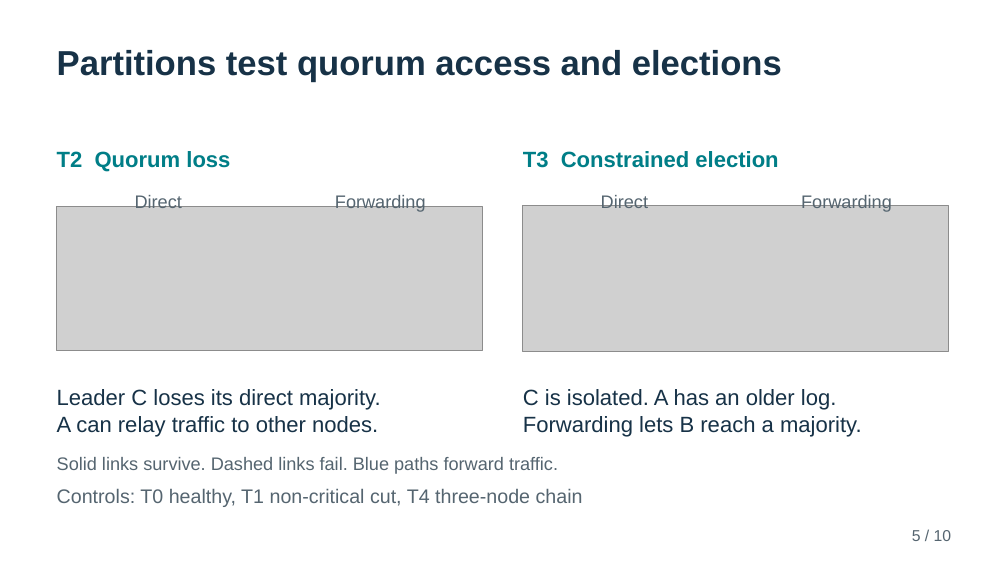
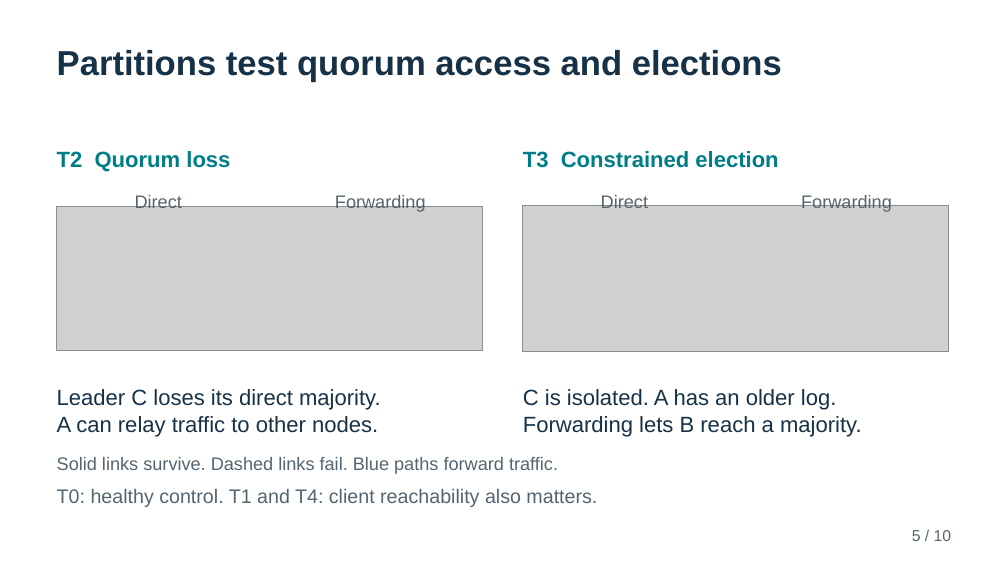
Before and after one commit to TheArtemis/II2202-HT26-Research-Methodology-and-Scientific-Writing, a slide deck: slide 5 of docs/presentation/II2202-final-presentation.pptx. Drawn at 1008x567 pixels with LibreOffice and Linux fonts; fonts in the diff are those of the drawing; grey boxes stand for pictures. Boxes give left, top, right and bottom in pixels: in the first picture for what was removed or moved away, otherwise in the second. Text is boxed around its words. In the diff, an @@ line names an element or a change of style, - is before the commit and + after.

```diff
--- a/docs/presentation/II2202-final-presentation.pptx
+++ b/docs/presentation/II2202-final-presentation.pptx
@@ text at (57,489,597,507): text changed @@
-Controls: T0 healthy, T1 non-critical cut, T4 three-node chain
+T0: healthy control. T1 and T4: client reachability also matters.
```
Also in this commit, not shown: 4 other slides changed, 1 slide added, 1 slide removed, 2 other files.
